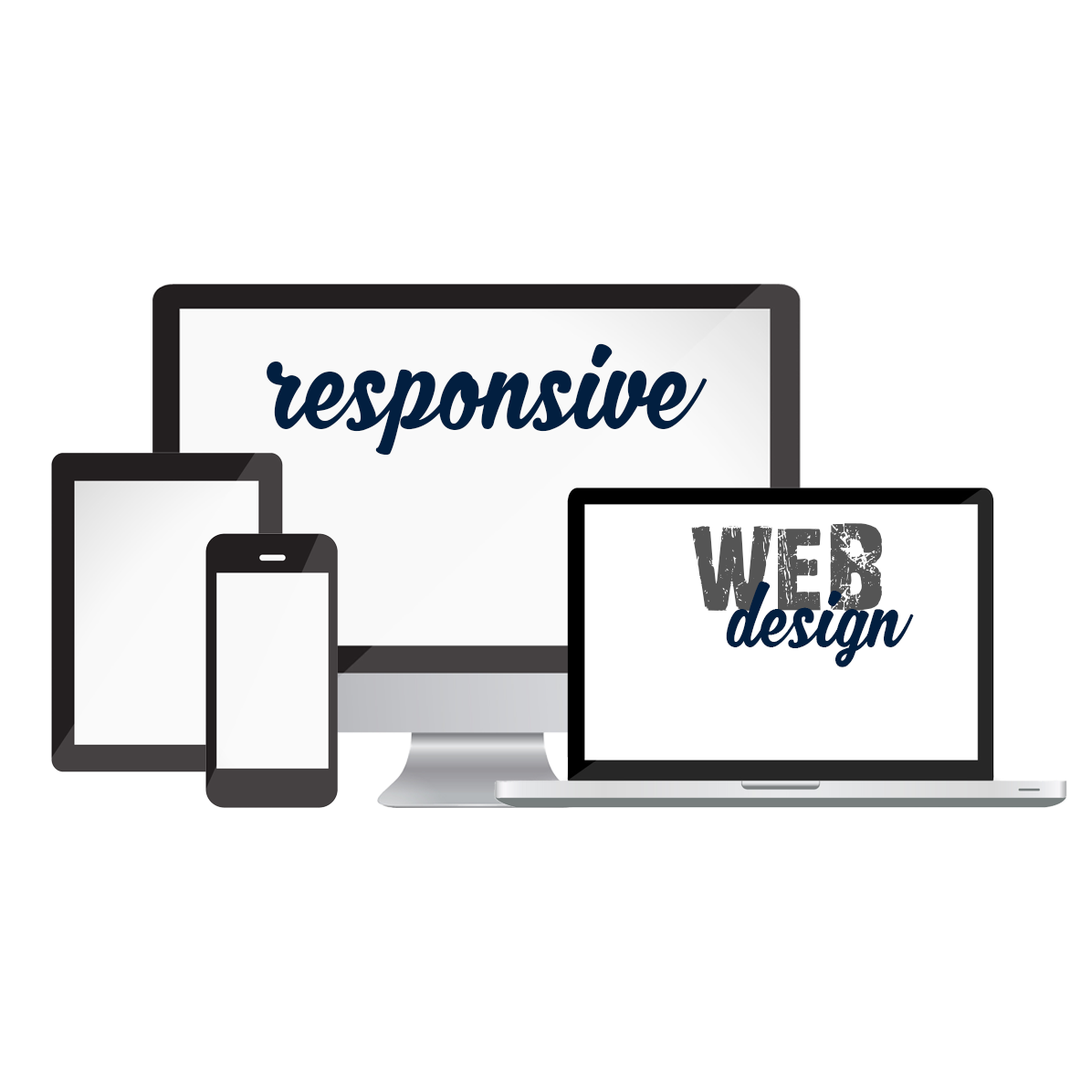
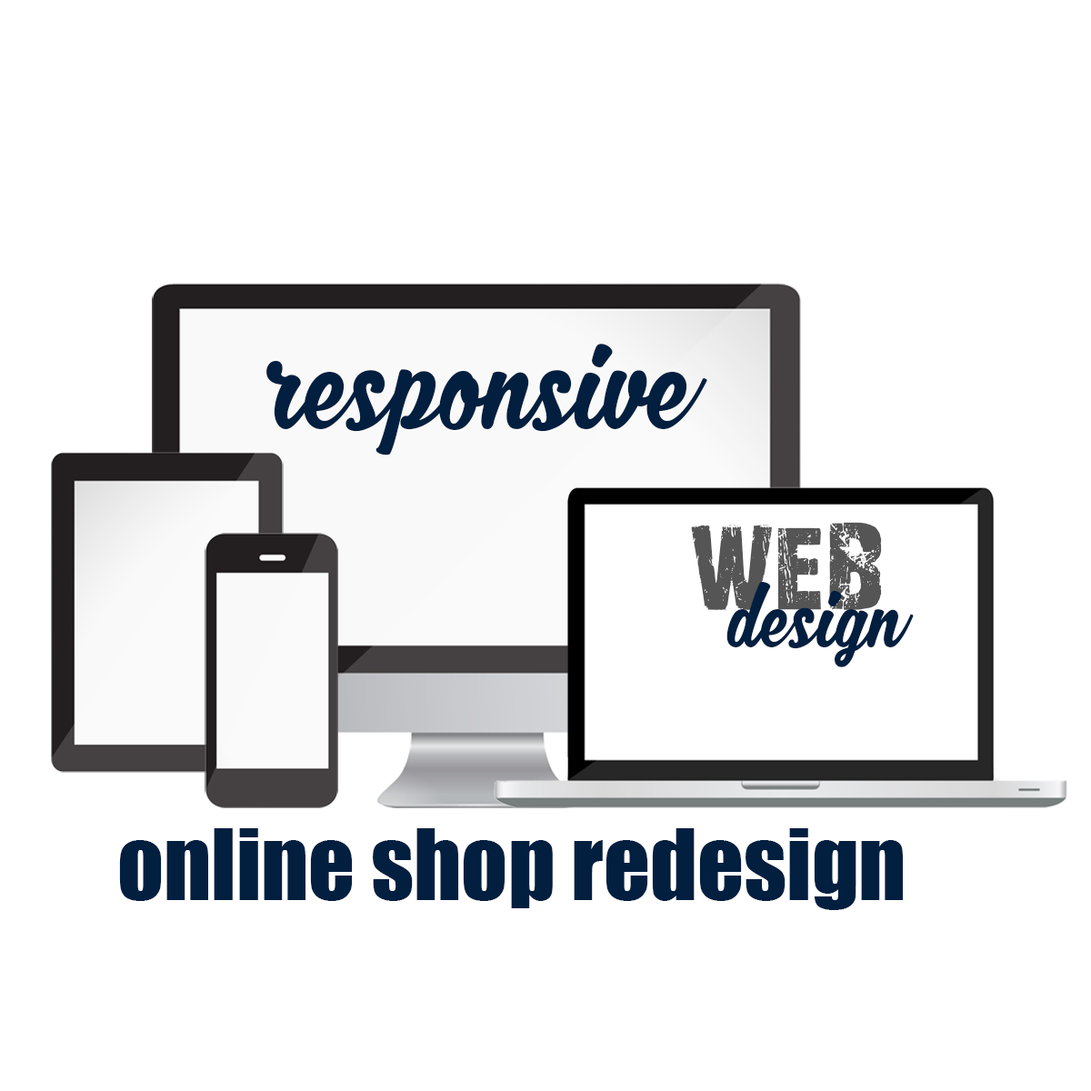
Before/after of a (1091, 1091) layered artwork. What changed in the layer stack:
added layer "online shop redesign" above "design" over <box>120,828,904,911</box>
painted on "WEB" over <box>855,607,863,612</box>
